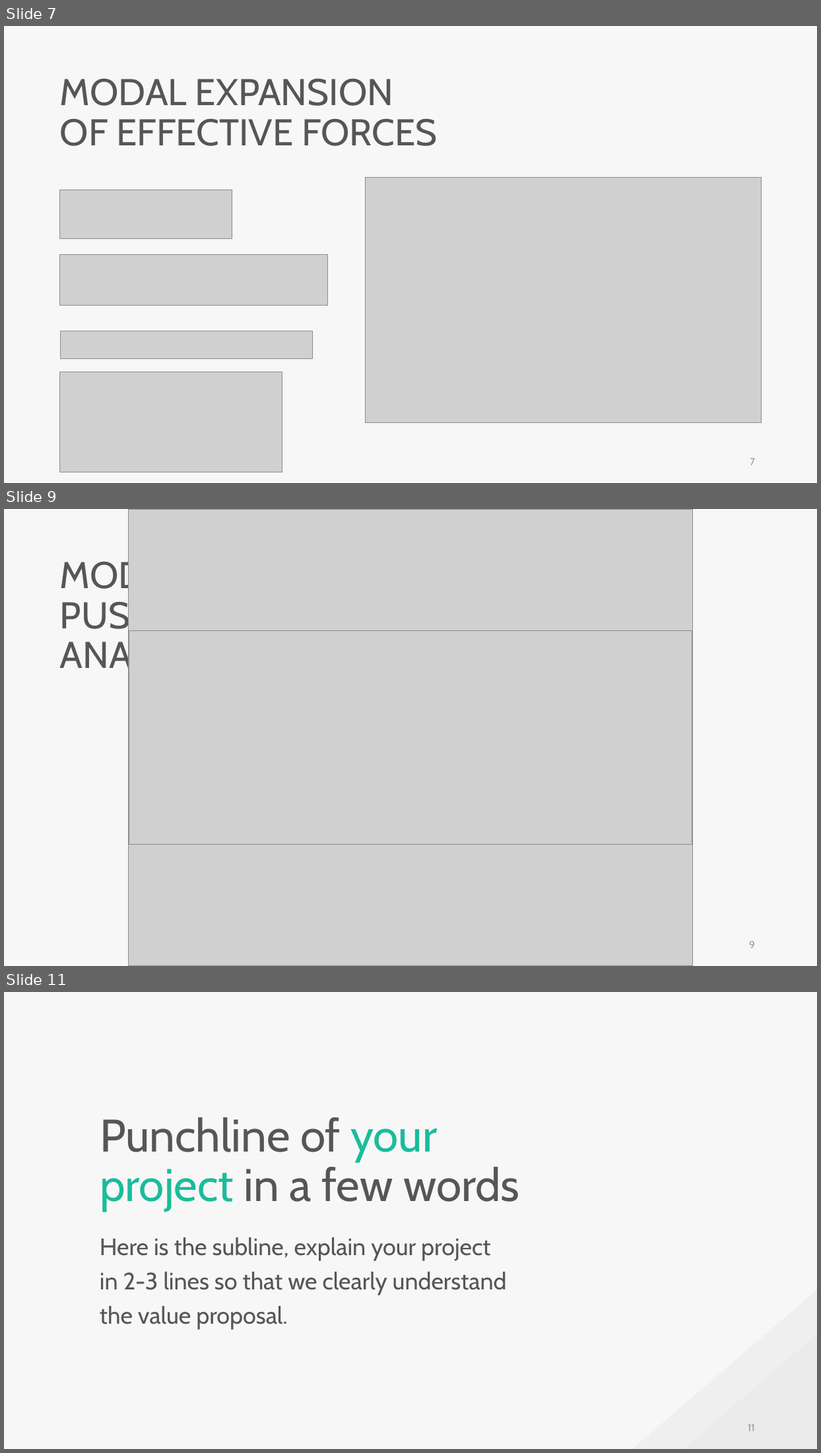
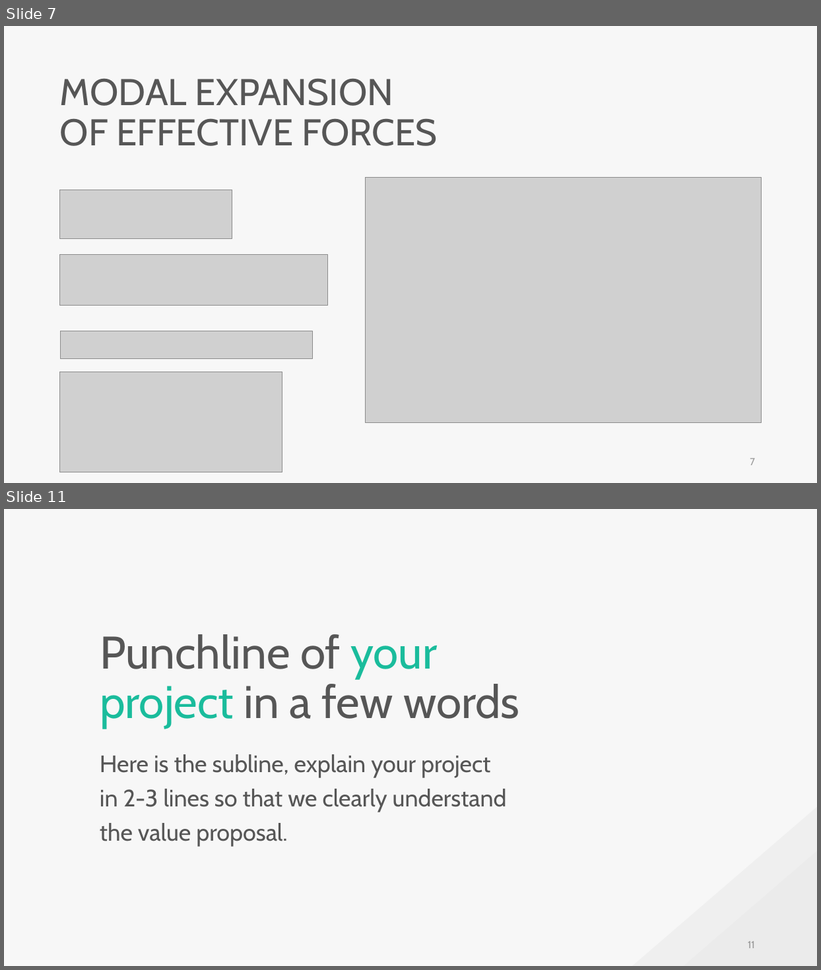
Before and after one commit to skyran1278/VbaProject, a slide deck: 20180126_SmartCut/20181025_Meeting/20181025 Meeting.pptx. Shown one above the other, each under a label of ours: slides 7, 9 and 11 before the commit, slides 7 and 11 after it; the slides between them are not shown. The pictures are 821x1453 and 821x970 pixels, drawn with LibreOffice and Linux fonts; fonts in the diff are those of the drawing; grey boxes stand for pictures. Boxes give left, top, right and bottom in pixels: in the first picture for what was removed or moved away, otherwise in the second. Text is boxed around its words. In the diff, an @@ line names an element or a change of style, - is before the commit and + after.

```diff
--- a/20180126_SmartCut/20181025_Meeting/20181025 Meeting.pptx
+++ b/20180126_SmartCut/20181025_Meeting/20181025 Meeting.pptx
@@ slide 9 removed at (x1=4, y1=509, x2=817, y2=966), background #F7F7F7 @@
@@ picture removed at (x1=129, y1=509, x2=692, y2=966) @@
@@ text removed at (x1=60, y1=557, x2=253, y2=677) @@
-MODAL PUSHOVER ANALYSIS
@@ picture removed at (x1=129, y1=631, x2=692, y2=844) @@
@@ page number removed at (x1=749, y1=941, x2=755, y2=949) @@
-9
```
Also in this commit, not shown: 3 slides added, 2 other slides removed.
